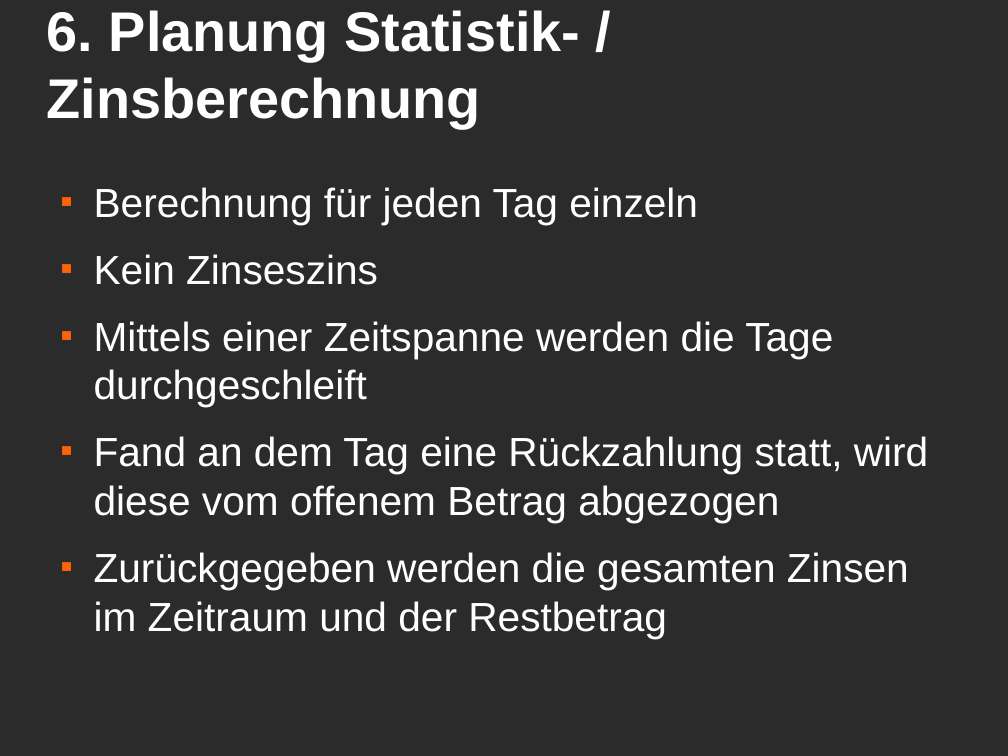
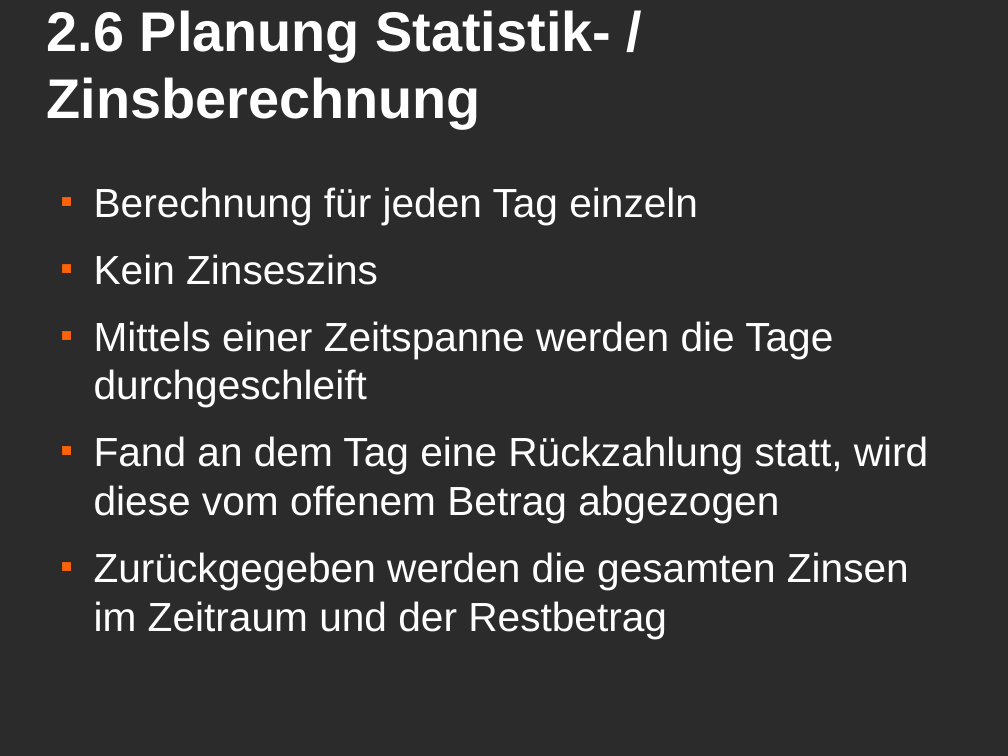
Before and after one commit to MacMuffin/Geldverleih, a slide deck: slide 10 of Geldverleih/geldverleih_präsi.odp. Drawn at 1008x756 pixels with LibreOffice and Linux fonts; fonts in the diff are those of the drawing; background and template pictures are left out; a plain dark background stands for a picture behind light text. Boxes give left, top, right and bottom in pixels: in the first picture for what was removed or moved away, otherwise in the second. Text is boxed around its words. In the diff, an @@ line names an element or a change of style, - is before the commit and + after.

```diff
--- a/Geldverleih/geldverleih_präsi.odp
+++ b/Geldverleih/geldverleih_präsi.odp
@@ title at bbox=[47, 10, 611, 128]: text changed @@
-6. Planung Statistik- / Zinsberechnung
+2.6 Planung Statistik- / Zinsberechnung
```
Also in this commit, not shown: 9 other slides changed, 9 other files.
